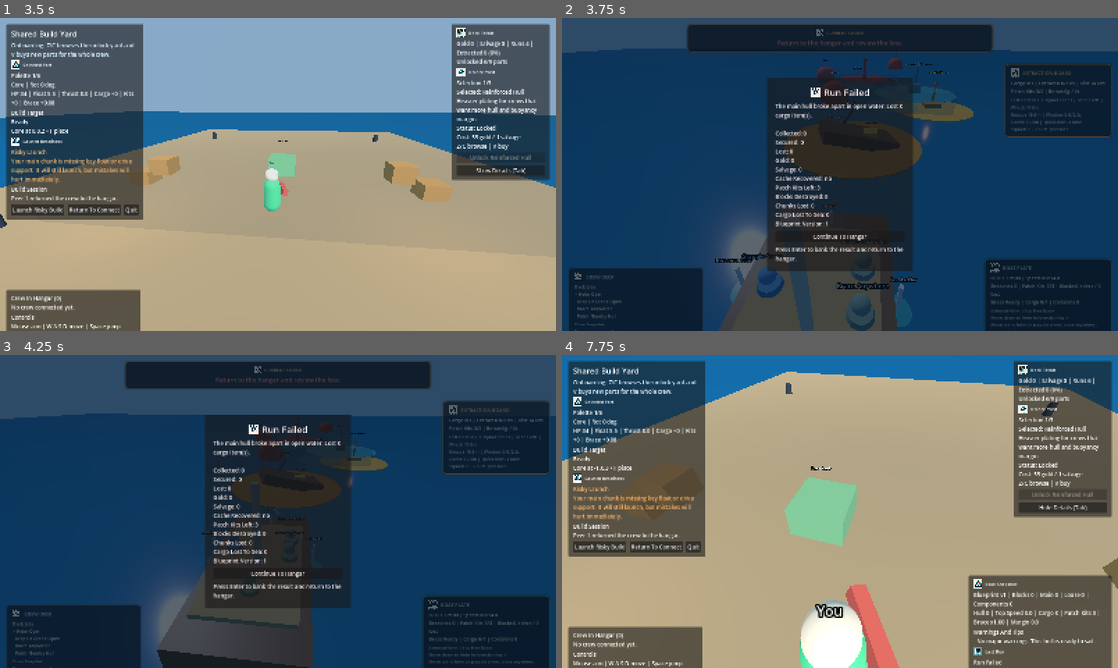
Above: before the commit, frames 1-4 (two rows, left to right).
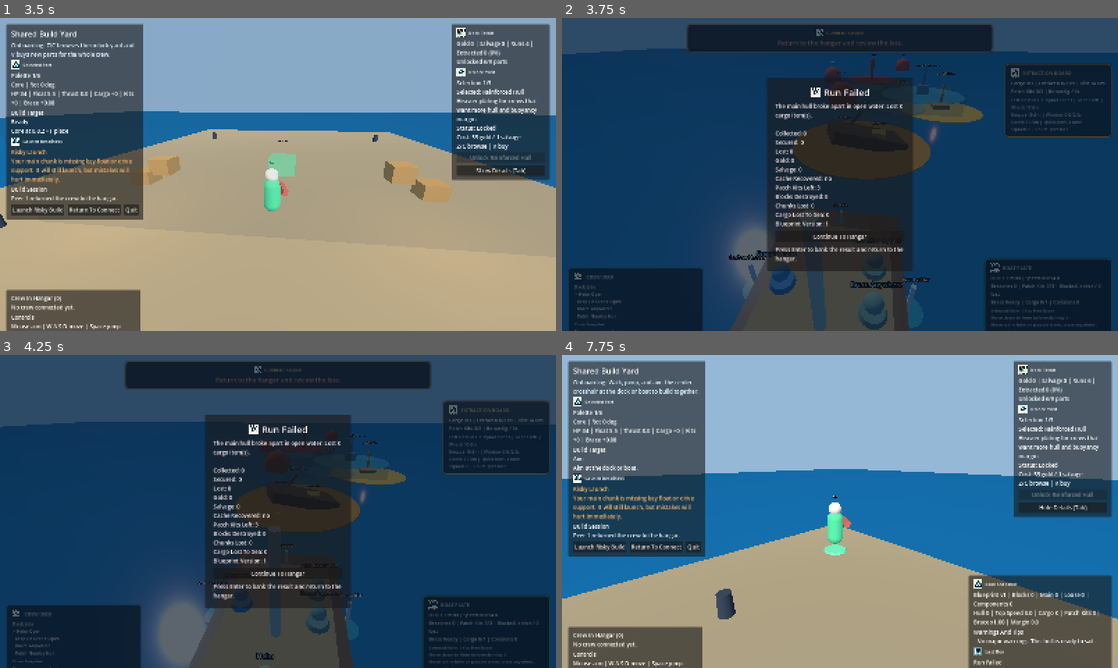
Above: after the commit, the same moments.

Repository: plypieng/built-a-boat-to-kill-mf
Game: Godot game, scene res://scenes/hangar/hangar.tscn
Same seed, same stepped clock (60 frames per second), same inputs: the game is played once before the commit and once after it. This scene is started directly instead of the project's main scene.
Inputs (mouse positions are in pixels of both pictures, inside the frame that each line leads up to):
- Up to frame 1 (3.5 s): click "Launch Risky Build" at 0.5 s; click "Continue To Hangar" at 1.25 s; click "Launch Risky Build" at 2 s; click "Continue To Hangar" at 2.75 s
- Up to frame 2 (3.75 s): tap Enter at 3.5 s; move the mouse to (867, 174) at 3.52 s; hold W from 3.53 s (still down); tap Tab at 3.6 s; click (867, 174) at 3.67 s
- Up to frame 3 (4.25 s): keep holding W; tap Space at 3.77 s
- Up to frame 4 (7.75 s): keep holding W; tap Enter at 4.25 s; move the mouse to (812, 511) at 4.27 s; tap H at 4.35 s; tap Space at 4.52, 6.02, 6.77, 7.52 s; move the mouse to (851, 505) at 5.02 s; hold Q 5.03-5.78 s; move the mouse to (834, 517) at 5.77 s; tap E at 5.85 s; click (834, 517) at 5.92 s; move the mouse to (878, 514) at 6.52 s; tap Z at 6.6 s; move the mouse to (795, 508) at 7.27 s; tap C at 7.35 s

Frame 1 is identical in both runs. In frame 2, 5.1% of the frame differs, in the area x 0-100%, y 9-100%; in frame 3, 7.9%; in frame 4, 70%, in the area x 0-100%, y 0-100%.

Commit message:
Fix avatar movement against camera

Diff:
--- a/scenes/hangar/hangar.gd
+++ b/scenes/hangar/hangar.gd
@@ -1394,9 +1394,9 @@
 	if Input.is_physical_key_pressed(KEY_D):
 		input_vector.x += 1.0
 	if Input.is_physical_key_pressed(KEY_W):
+		input_vector.y += 1.0
+	if Input.is_physical_key_pressed(KEY_S):
 		input_vector.y -= 1.0
-	if Input.is_physical_key_pressed(KEY_S):
-		input_vector.y += 1.0
 	input_vector = input_vector.limit_length(1.0)
 
 	var scripted_direction := _get_hangar_scripted_move_direction()
@@ -1422,7 +1422,6 @@
 
 	if move_direction.length() > 0.001:
 		move_direction = move_direction.normalized()
-		local_avatar_facing_y = atan2(-move_direction.x, -move_direction.z)
 
 	var velocity := local_avatar_body.velocity
 	var acceleration := HANGAR_ACCELERATION if local_avatar_body.is_on_floor() else HANGAR_AIR_ACCELERATION
--- a/scenes/run_client/run_client.gd
+++ b/scenes/run_client/run_client.gd
@@ -1896,9 +1896,9 @@
 	if Input.is_physical_key_pressed(KEY_D):
 		input_vector.x += 1.0
 	if Input.is_physical_key_pressed(KEY_W):
+		input_vector.y += 1.0
+	if Input.is_physical_key_pressed(KEY_S):
 		input_vector.y -= 1.0
-	if Input.is_physical_key_pressed(KEY_S):
-		input_vector.y += 1.0
 	input_vector = input_vector.limit_length(1.0)
 
 	var move_direction_world := Vector3.ZERO
